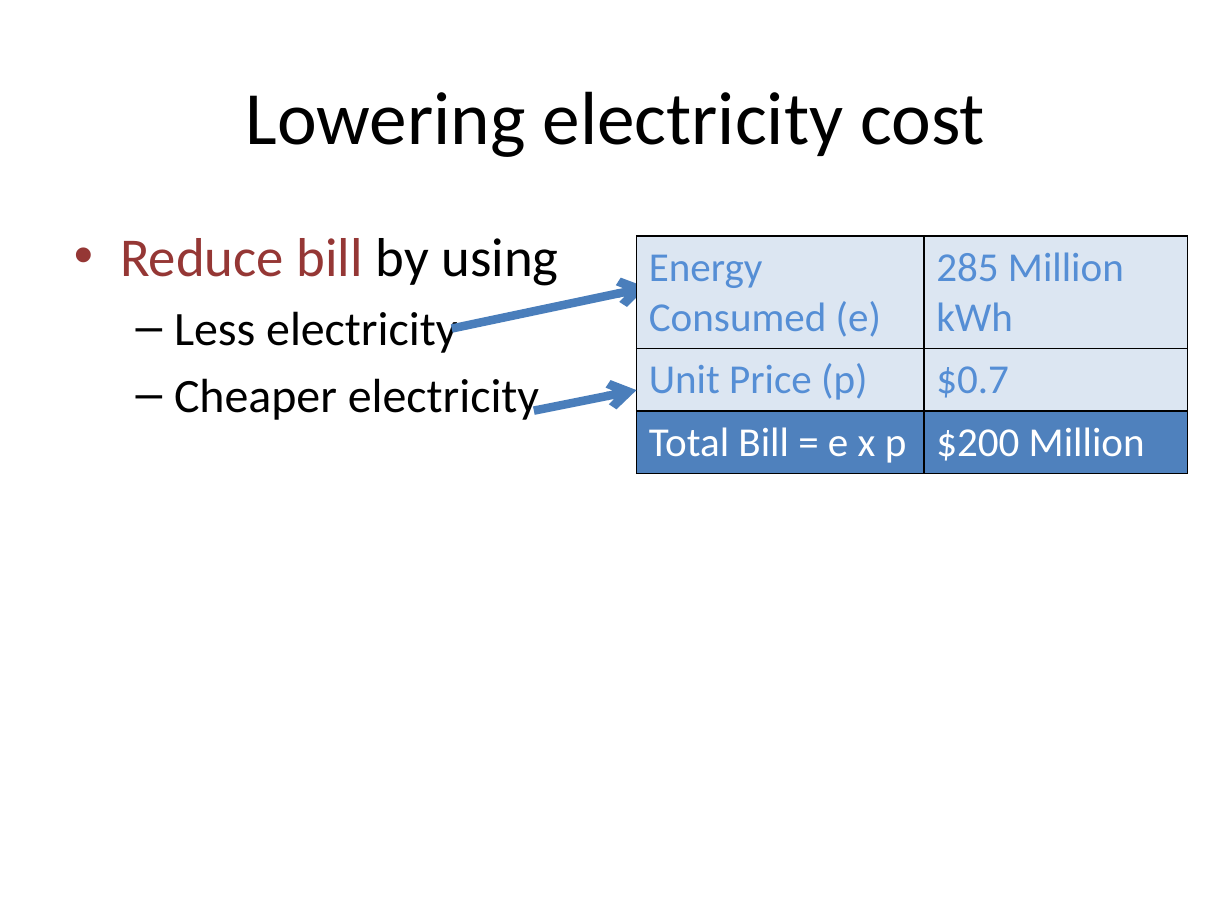
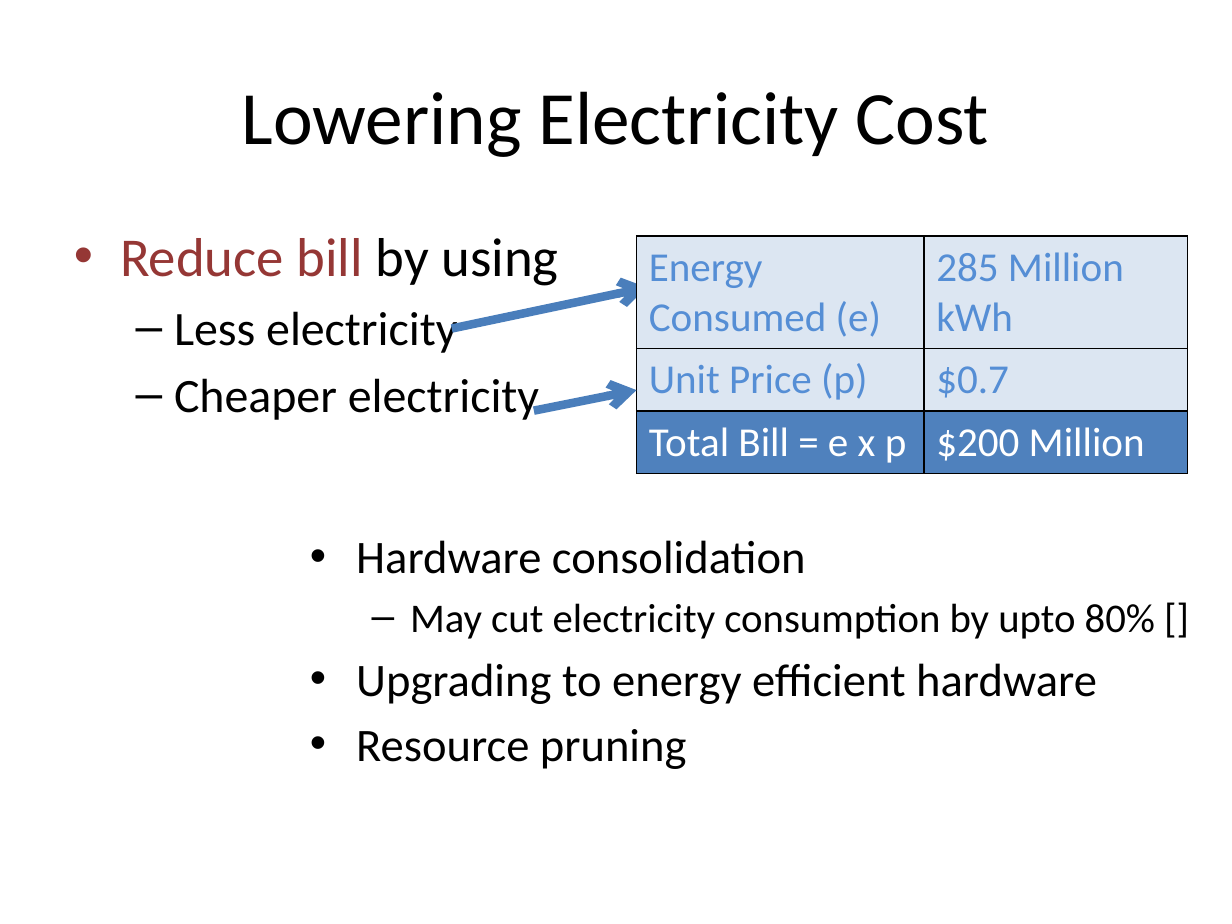
Before and after one commit to msaqib/Dissertation, a slide deck: slide 10 of RED-BLv2.pptx (slide 18 before the commit). Drawn at 1232x924 pixels with LibreOffice and Linux fonts; fonts in the diff are those of the drawing. Boxes give left, top, right and bottom in pixels: in the first picture for what was removed or moved away, otherwise in the second. Text is boxed around its words. In the diff, an @@ line names an element or a change of style, - is before the commit and + after.

```diff
--- a/RED-BLv2.pptx
+++ b/RED-BLv2.pptx
@@ title at (241,91,990,157): text changed @@
-Lowering electricity cost
+Lowering Electricity Cost
@@ text added at (356,540,1155,769), 27.2 pt, text #000000 @@
+• Hardware consolidation
+  – May cut electricity consumption by upto 80% []
+• Upgrading to energy efficient hardware
+• Resource pruning
```
Also in this commit, not shown: 26 other slides changed, 4 slides added, 18 slides removed.
